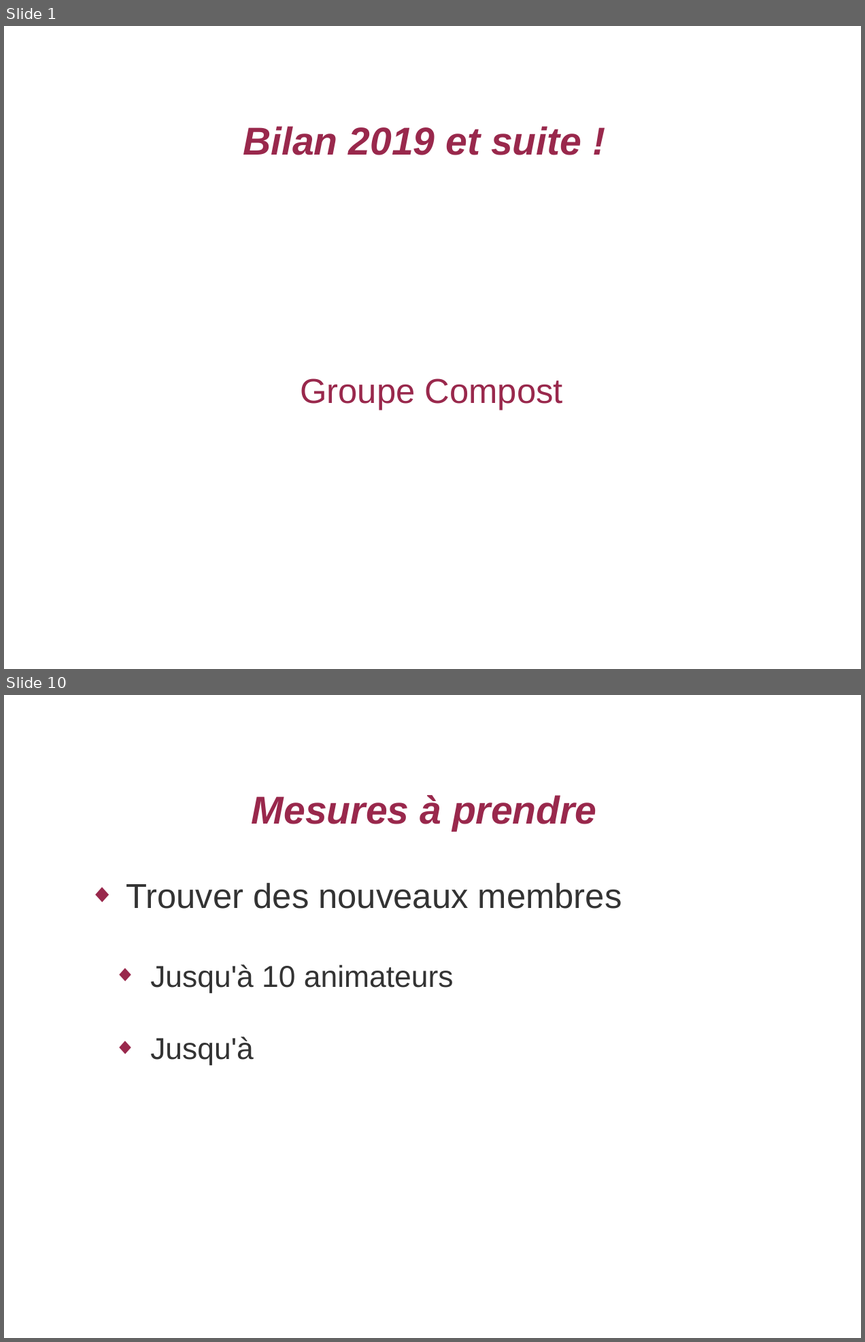
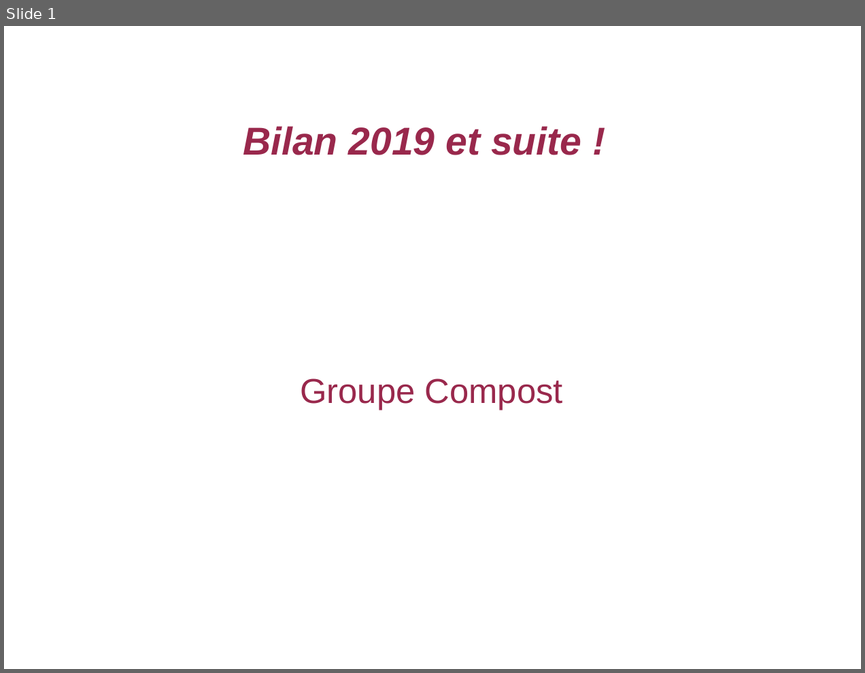
Before and after one commit to vatinvin/jardinciteaubry, a slide deck: assets/documents/2020-02-27 - AG jardin cité aubry - Compost.odp. Shown one above the other, each under a label of ours: slides 1 and 10 before the commit, slide 1 after it; the slides between them are not shown. The pictures are 865x1342 and 865x673 pixels, drawn with LibreOffice and Linux fonts; fonts in the diff are those of the drawing; background and template pictures are left out. Boxes give left, top, right and bottom in pixels: in the first picture for what was removed or moved away, otherwise in the second. Text is boxed around its words. In the diff, an @@ line names an element or a change of style, - is before the commit and + after.

```diff
--- a/assets/documents/2020-02-27 - AG jardin cité aubry - Compost.odp
+++ b/assets/documents/2020-02-27 - AG jardin cité aubry - Compost.odp
@@ slide 10 removed at [4,695,861,1338], background picture (left out) @@
@@ title removed at [252,795,597,830] @@
-Mesures à prendre
@@ text removed at [126,883,622,1066] @@
-◆ Trouver des nouveaux membres
-  ◆ Jusqu'à 10 animateurs
-  ◆ Jusqu'à
```
Also in this commit, not shown: 9 slides changed, 2 slides added.
